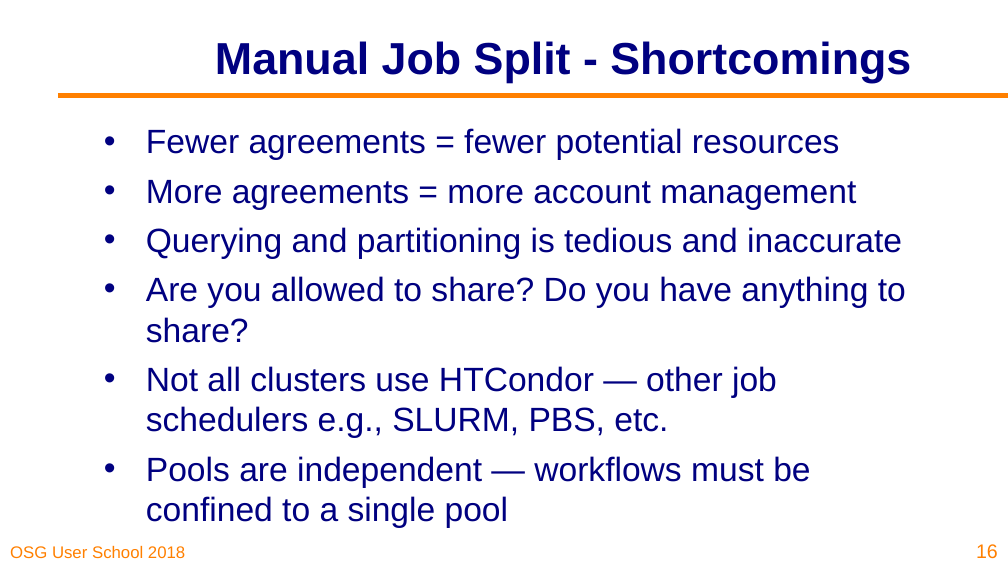
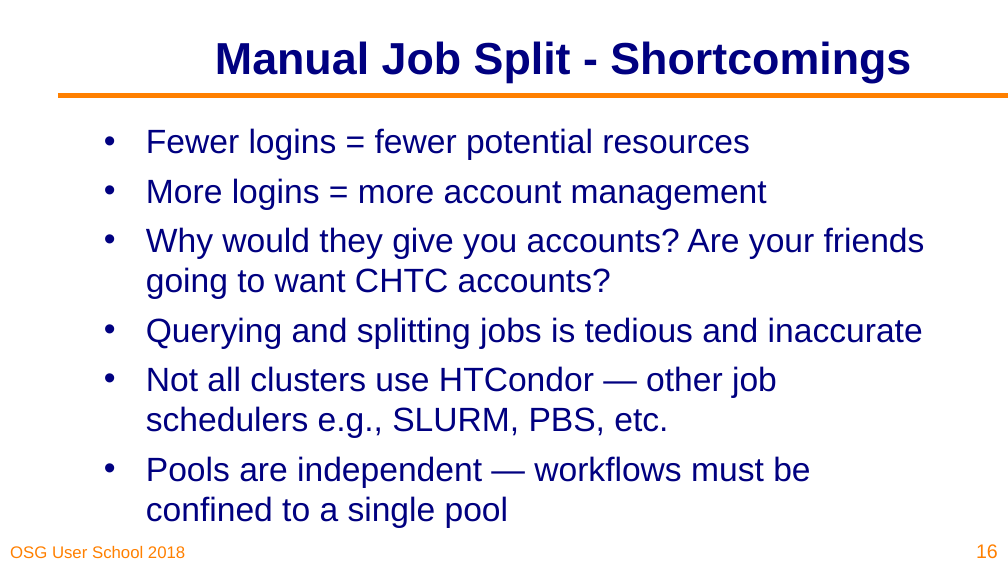
Before and after one commit to osg-htc/user-school-2018, a slide deck: slide 16 of docs/materials/day2/files/osgus18-day2-part1-intro-to-dhtc.pptx. Drawn at 1008x567 pixels with LibreOffice and Linux fonts; fonts in the diff are those of the drawing; background and template pictures are left out. Boxes give left, top, right and bottom in pixels: in the first picture for what was removed or moved away, otherwise in the second. Text is boxed around its words. In the diff, an @@ line names an element or a change of style, - is before the commit and + after.

```diff
--- a/docs/materials/day2/files/osgus18-day2-part1-intro-to-dhtc.pptx
+++ b/docs/materials/day2/files/osgus18-day2-part1-intro-to-dhtc.pptx
@@ text at box(146, 128, 925, 349): text changed @@
-• Fewer agreements = fewer potential resources
-• More agreements = more account management
-• Querying and partitioning is tedious and inaccurate
-• Are you allowed to share? Do you have anything to share?
+• Fewer logins = fewer potential resources
+• More logins = more account management
+• Why would they give you accounts? Are your friends going to want CHTC accounts?
+• Querying and splitting jobs is tedious and inaccurate
```
Also in this commit, not shown: 4 other slides changed, 1 slide added, 1 other file.
